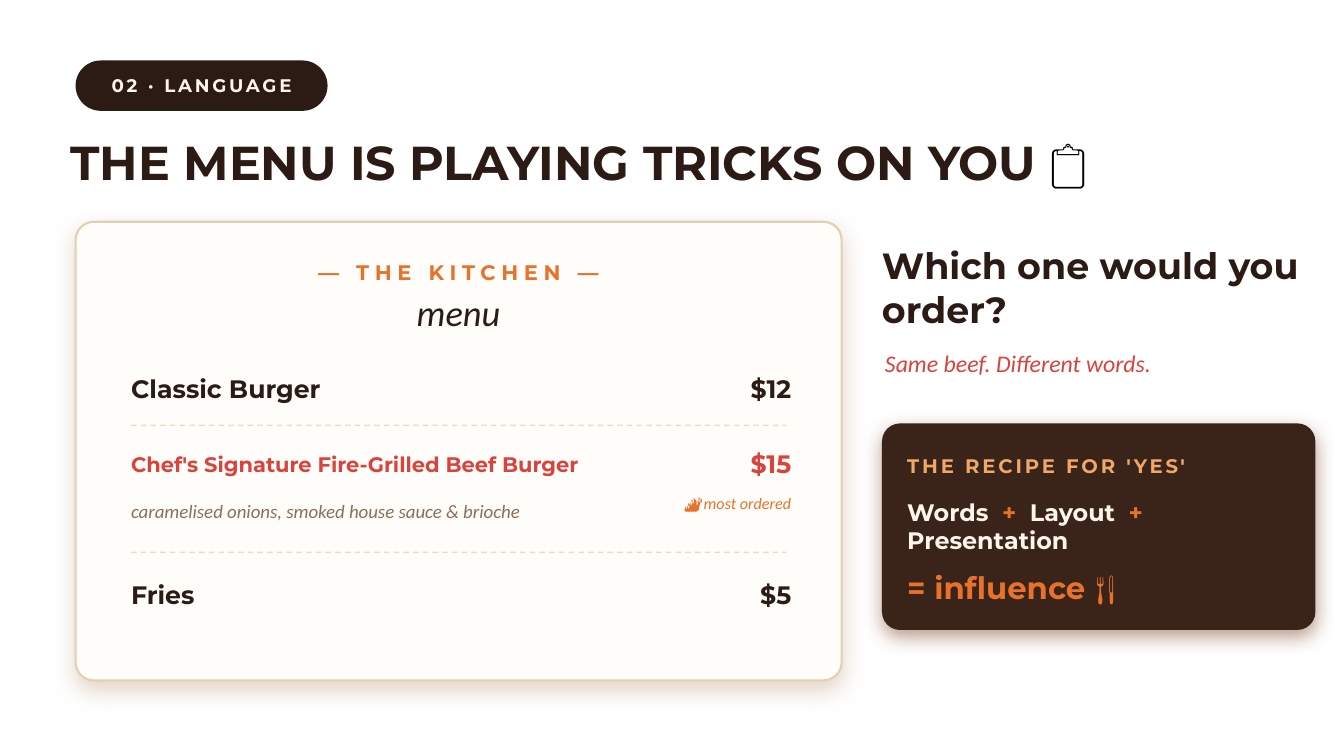
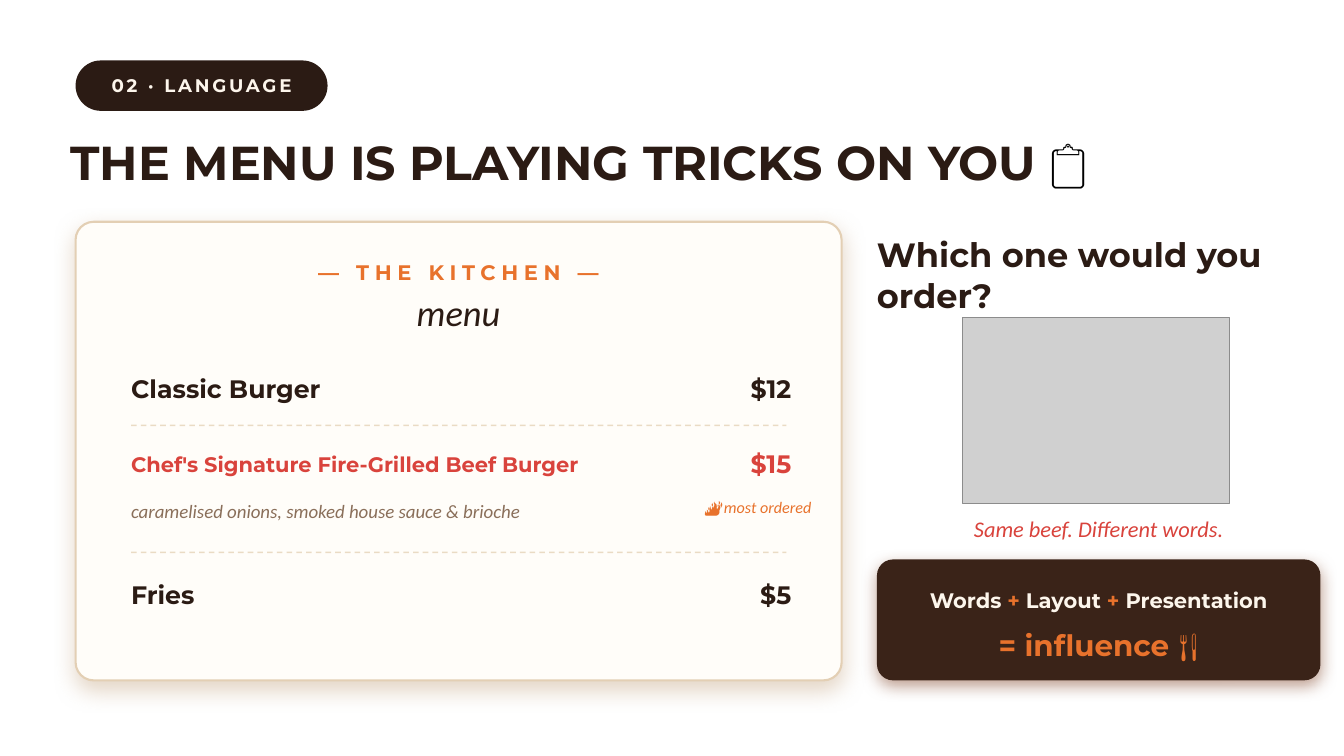
Before and after one commit to yoosuf0806/Wristworkswebsite, a slide deck: slide 3 of presentation/Psychology_of_Food.pptx. Drawn at 1344x756 pixels with LibreOffice and Linux fonts; fonts in the diff are those of the drawing; grey boxes stand for pictures; background and template pictures are left out. Boxes give left, top, right and bottom in pixels: in the first picture for what was removed or moved away, otherwise in the second. Text is boxed around its words. In the diff, an @@ line names an element or a change of style, - is before the commit and + after.

```diff
--- a/presentation/Psychology_of_Food.pptx
+++ b/presentation/Psychology_of_Food.pptx
@@ text "Which one would you order?": place and size @@
-text "Which one would you order?" at <box>882,250,1299,324</box>
+text "Which one would you order?" at <box>877,240,1262,309</box>
@@ text "Which one would you order?" at <box>877,240,1262,309</box>: size 26 to 24 pt @@
@@ picture added at <box>963,318,1230,504</box> @@
@@ text removed at <box>907,459,1185,473</box> @@
-THE RECIPE FOR 'YES'
@@ text "🔥 most ordered": place and size @@
-text "🔥 most ordered" at <box>704,498,791,509</box>
+text "🔥 most ordered" at <box>724,502,811,513</box>
@@ text "Same beef. Different words.": place and size @@
-text "Same beef. Different words." at <box>885,355,1151,375</box>
+text "Same beef. Different words." at <box>974,521,1223,540</box>
@@ text "Same beef. Different words." at <box>974,521,1223,540</box>: size 17 to 16 pt; alignment left to centre @@
@@ rounded rectangle: place and size @@
-rounded rectangle at <box>882,423,1316,630</box>
+rounded rectangle at <box>877,560,1321,681</box>
@@ rounded rectangle at <box>877,560,1321,681</box>: shadow changed; proportions changed @@
@@ text "Words + Layout + Presentation": place and size @@
-text "Words + Layout + Presentation" at <box>907,503,1115,549</box>
+text "Words + Layout + Presentation" at <box>930,591,1268,612</box>
@@ text "Words + Layout + Presentation" at <box>930,591,1268,612</box>: size 17 to 15 pt; alignment left to centre @@
@@ text "= influence 🍴": place and size @@
-text "= influence 🍴" at <box>934,575,1085,599</box>
+text "= influence 🍴" at <box>1025,633,1170,656</box>
@@ text "= influence 🍴" at <box>1025,633,1170,656</box>: size 22 to 21 pt; alignment left to centre @@
```
Also in this commit, not shown: 4 other slides changed, 23 other files.
